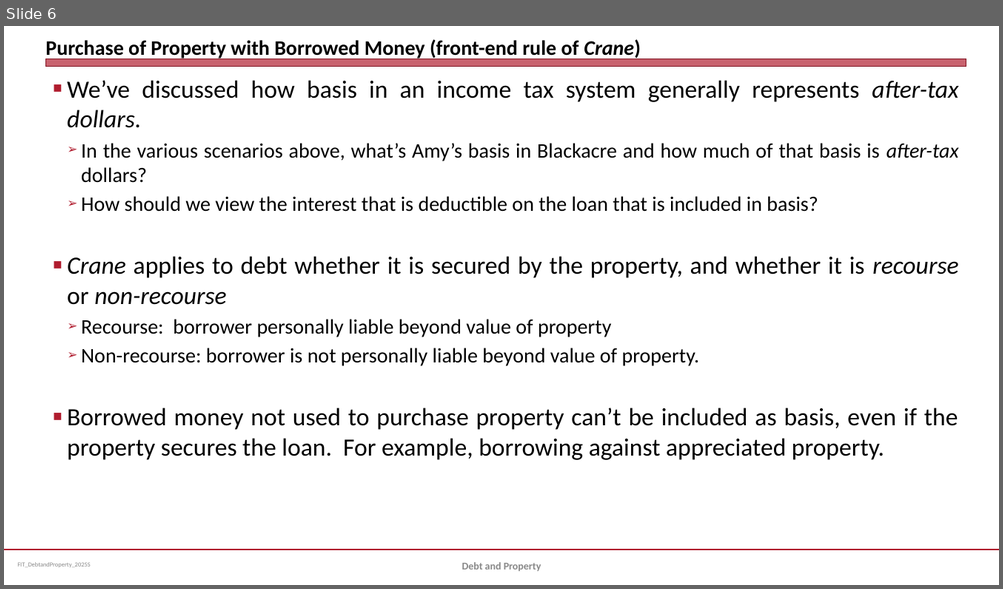
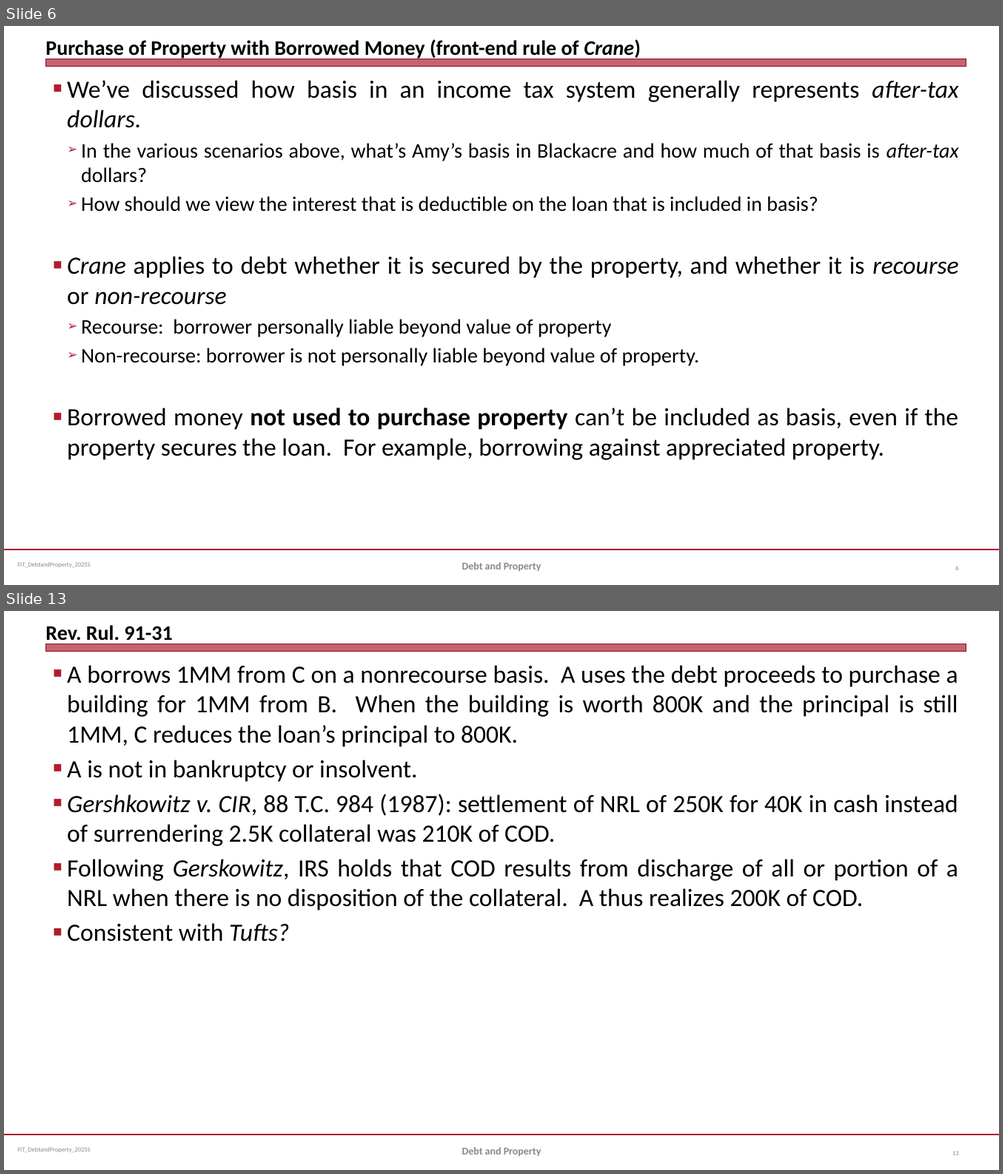
Before and after one commit to jmc877/Fed-Income-Tax, a slide deck: slides/FIT_DebtandProperty_2025S.pptx. Shown one above the other, each under a label of ours: slide 6 before the commit, slides 6 and 13 after it; the slides between them are not shown. The pictures are 1003x589 and 1003x1174 pixels, drawn with LibreOffice and Linux fonts; fonts in the diff are those of the drawing. Boxes give left, top, right and bottom in pixels: in the first picture for what was removed or moved away, otherwise in the second. Text is boxed around its words. In the diff, an @@ line names an element or a change of style, - is before the commit and + after.

```diff
--- a/slides/FIT_DebtandProperty_2025S.pptx
+++ b/slides/FIT_DebtandProperty_2025S.pptx
@@ slide 13 added at [4, 611, 999, 1170], background #FFFFFF; not listed: 3 template elements that a slide beside it also shows @@
@@ title added at [45, 625, 172, 645], 20 pt, text #000000, bold @@
+Rev. Rul. 91-31
@@ text added at [67, 665, 958, 942], 24 pt, text #000000 @@
+■ A borrows 1MM from C on a nonrecourse basis. A uses the debt proceeds to purchase a building for 1MM from B. When the building is worth 800K and the principal is still 1MM, C reduces the loan’s principal to 800K.
+■ A is not in bankruptcy or insolvent.
+■ Gershkowitz v. CIR, 88 T.C. 984 (1987): settlement of NRL of 250K for 40K in cash instead of surrendering 2.5K collateral was 210K of COD.
+■ Following Gerskowitz, IRS holds that COD results from discharge of all or portion of a NRL when there is no disposition of the collateral. A thus realizes 200K of COD.
+■ Consistent with Tufts?
@@ text added at [462, 1147, 541, 1156], 10 pt, text #898989, bold @@
+Debt and Property
@@ page number added at [952, 1151, 959, 1156], 6 pt, text #808080 @@
+13
@@ slide 6 changed as well @@
@@ text at [67, 408, 959, 460]: bold on in "not used to purchase property" @@
@@ page number added at [955, 566, 958, 571], 6 pt, text #808080 @@
+6
```
Also in this commit, not shown: 5 other slides changed, 7 other slides added.
